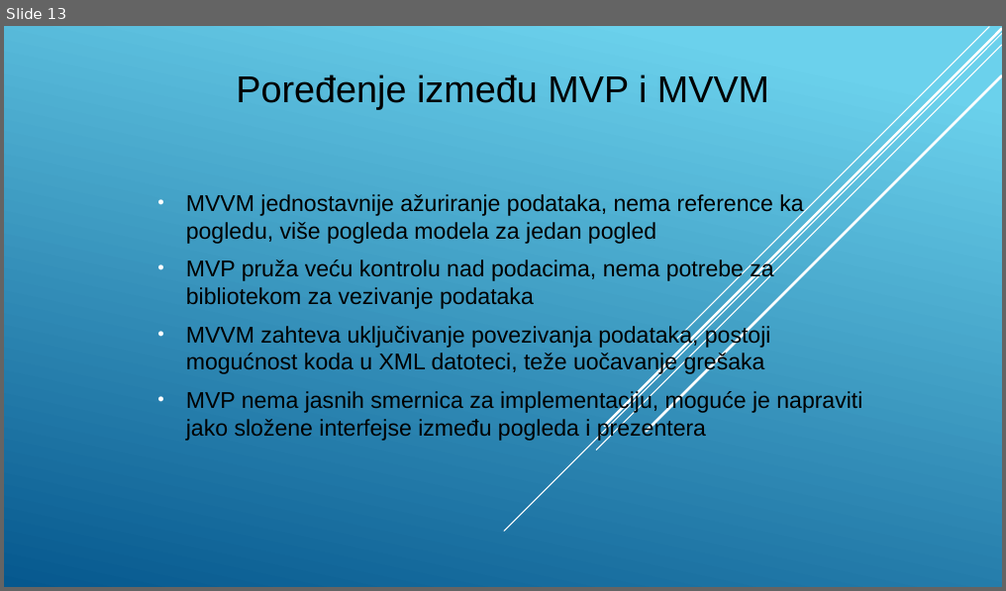
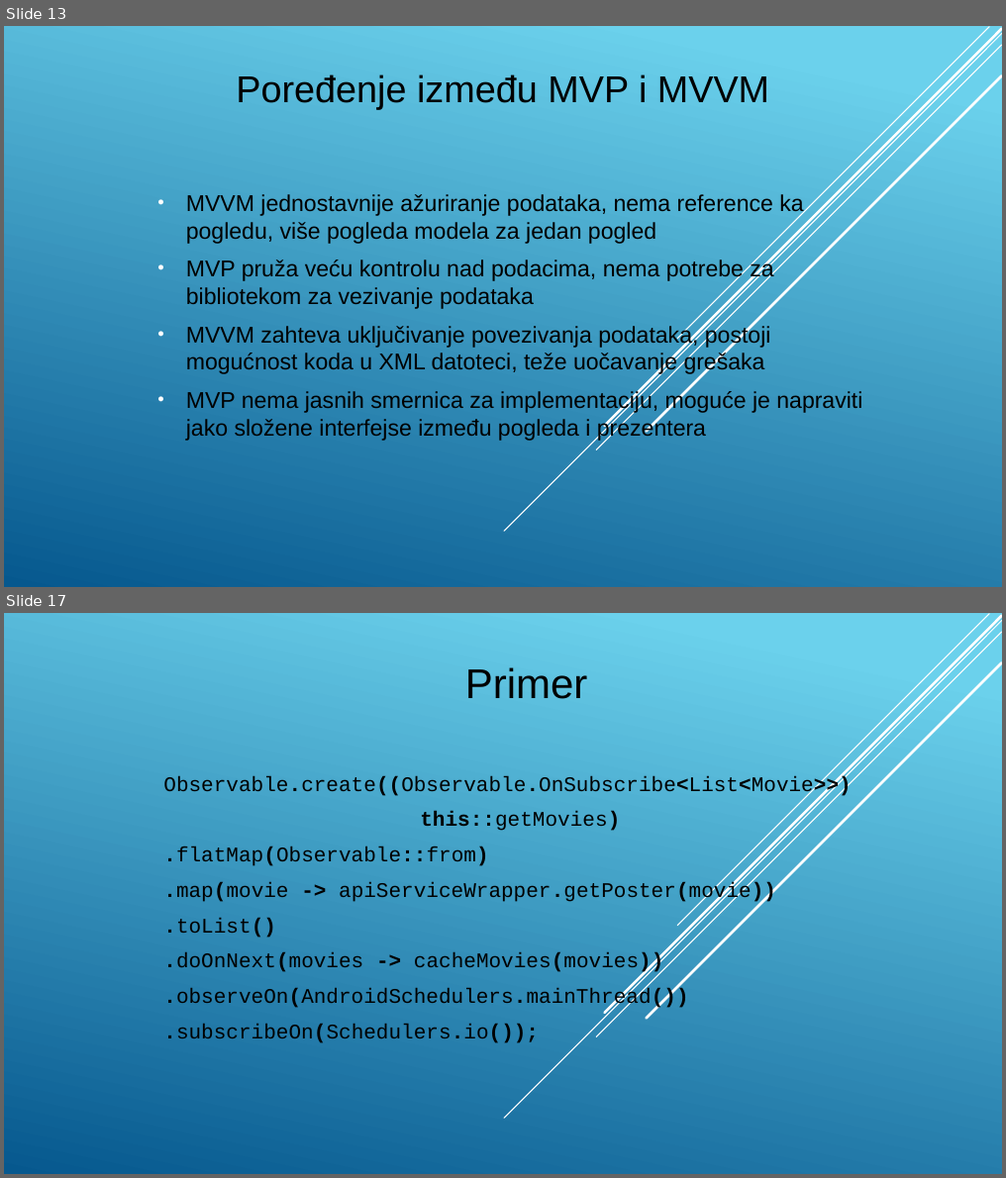
Before and after one commit to stefan11091991/masterRadAndroid, a slide deck: prezentacija.pptx. Shown one above the other, each under a label of ours: slide 13 before the commit, slides 13 and 17 after it; the slides between them are not shown. The pictures are 1006x591 and 1006x1178 pixels, drawn with LibreOffice and Linux fonts; fonts in the diff are those of the drawing. Boxes give left, top, right and bottom in pixels: in the first picture for what was removed or moved away, otherwise in the second. Text is boxed around its words. In the diff, an @@ line names an element or a change of style, - is before the commit and + after.

```diff
--- a/prezentacija.pptx
+++ b/prezentacija.pptx
@@ slide 17 added at bbox=[4, 613, 1002, 1174], background gradient #6ED2EB to #06588E; not listed: 5 template elements that a slide beside it also shows @@
@@ title added at bbox=[465, 667, 588, 699], 40 pt, text #000000 @@
+Primer
@@ subtitle added at bbox=[163, 776, 850, 1044], 20 pt, text #000000 @@
+Observable.create((Observable.OnSubscribe<List<Movie>>)
+this::getMovies)
+.flatMap(Observable::from)
+.map(movie -> apiServiceWrapper.getPoster(movie))
+.toList()
+.doOnNext(movies -> cacheMovies(movies))
+.observeOn(AndroidSchedulers.mainThread())
+.subscribeOn(Schedulers.io());
```
Also in this commit, not shown: 11 other slides added, 3 other files.
